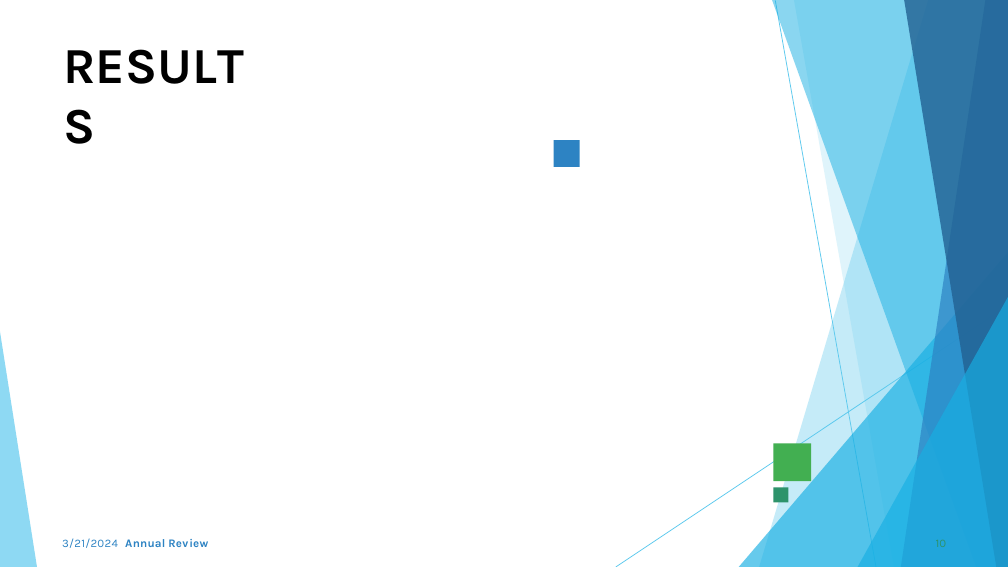
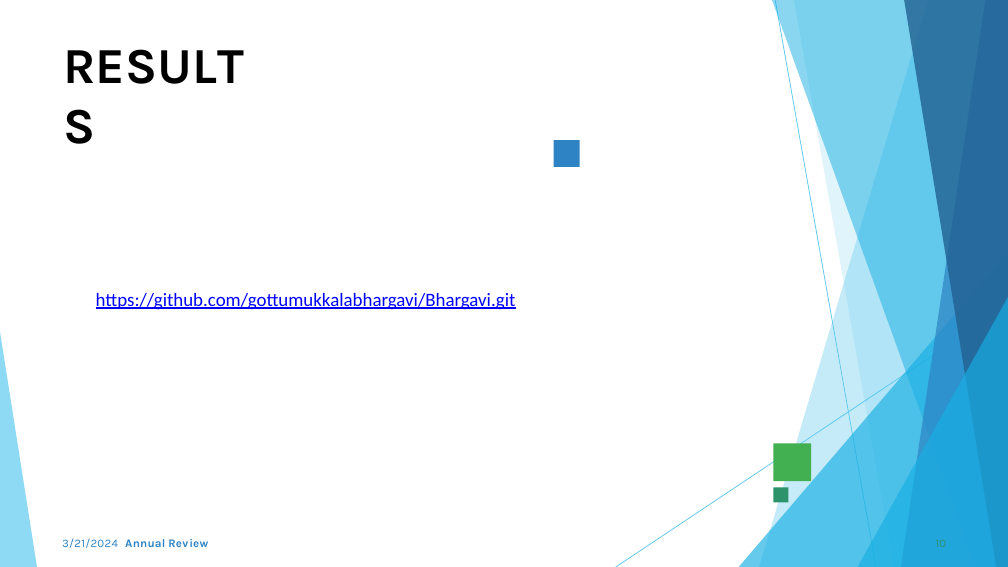
Before and after one commit to gottumukkalabhargavi/Bhargavi, a slide deck: slide 10 of Template_Presentation_Students.pptx. Drawn at 1008x567 pixels with LibreOffice and Linux fonts; fonts in the diff are those of the drawing; background and template pictures are left out. Boxes give left, top, right and bottom in pixels: in the first picture for what was removed or moved away, otherwise in the second. Text is boxed around its words. In the diff, an @@ line names an element or a change of style, - is before the commit and + after.

```diff
--- a/Template_Presentation_Students.pptx
+++ b/Template_Presentation_Students.pptx
@@ text added at bbox=[96, 293, 516, 310], 18 pt, text #0000FF, underline @@
+https://github.com/gottumukkalabhargavi/Bhargavi.git
```
